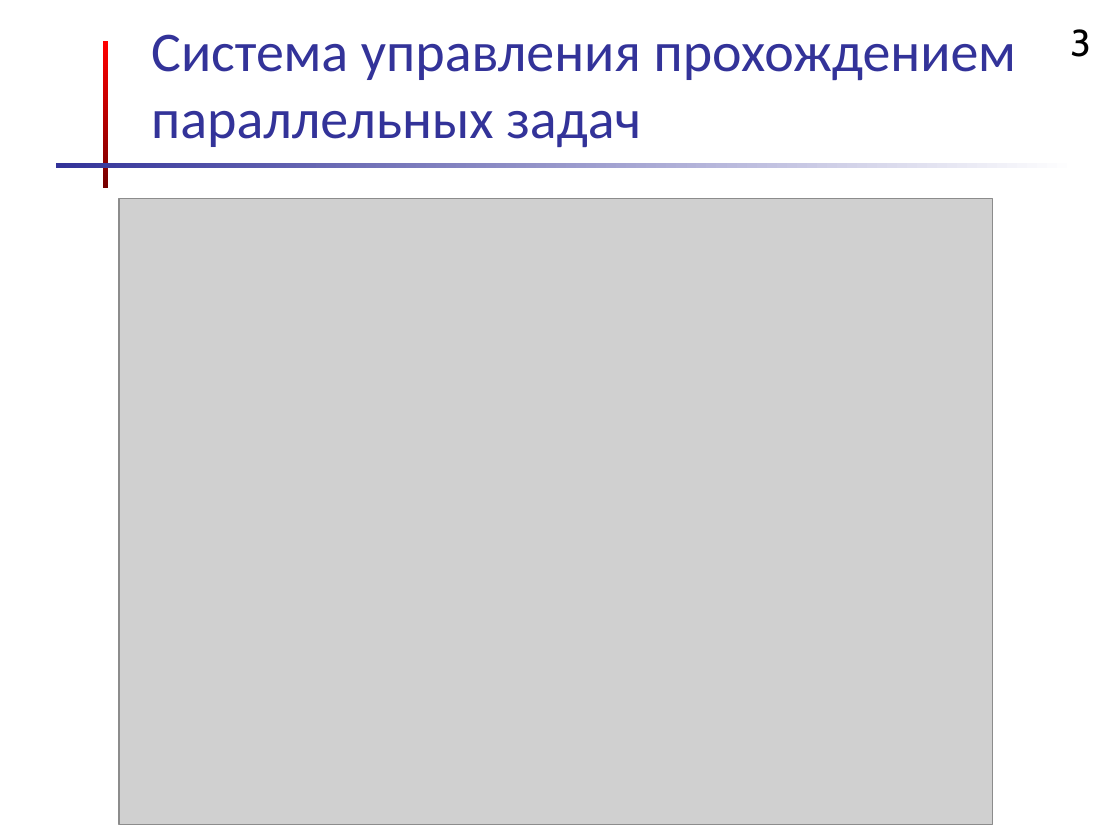
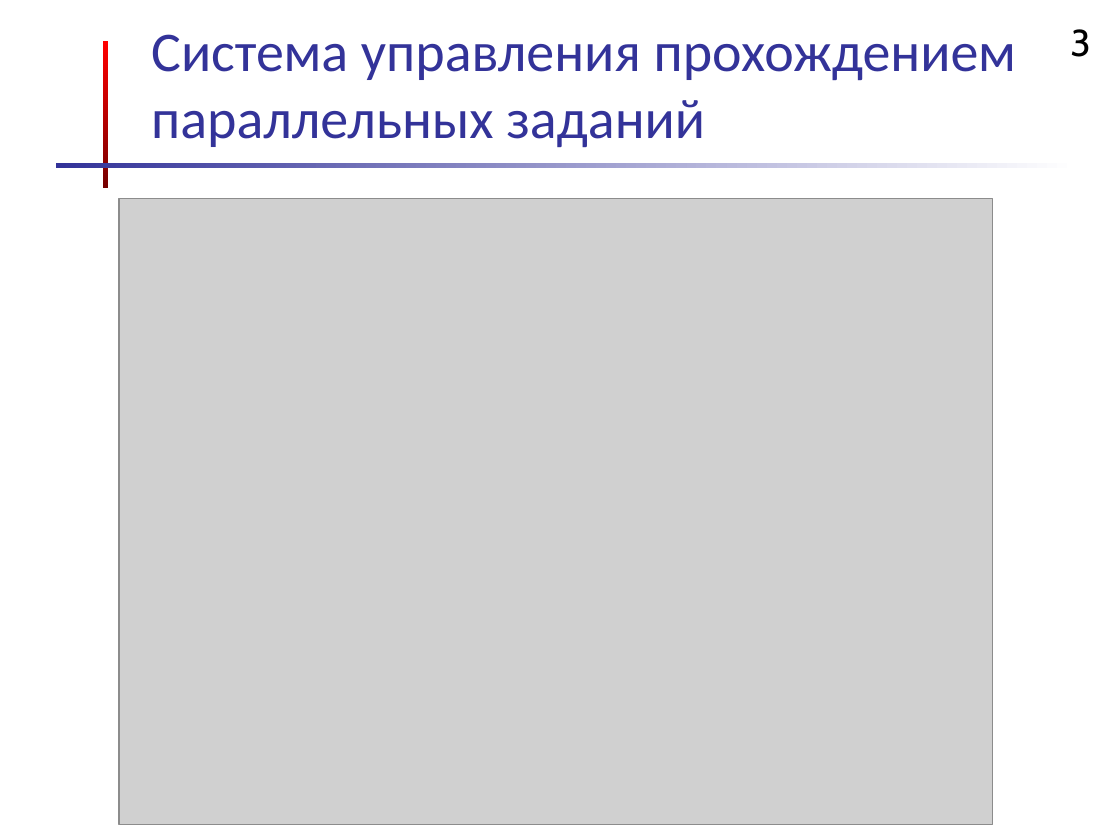
Before and after one commit to ToshiZ/SaaS_Pyramyd_diploma, a slide deck: slide 3 of Документация/Диплом Зонов А/Защита_Зонов.ppt. Drawn at 1120x840 pixels with LibreOffice and Linux fonts; fonts in the diff are those of the drawing; grey boxes stand for pictures; background and template pictures are left out. Boxes give left, top, right and bottom in pixels: in the first picture for what was removed or moved away, otherwise in the second. Text is boxed around its words. In the diff, an @@ line names an element or a change of style, - is before the commit and + after.

```diff
--- a/Документация/Диплом Зонов А/Защита_Зонов.ppt
+++ b/Документация/Диплом Зонов А/Защита_Зонов.ppt
@@ title at box(151, 34, 1016, 147): text changed @@
-Система управления прохождением параллельных задач
+Система управления прохождением параллельных заданий
```
Also in this commit, not shown: 3 other slides changed, 4 other files.
